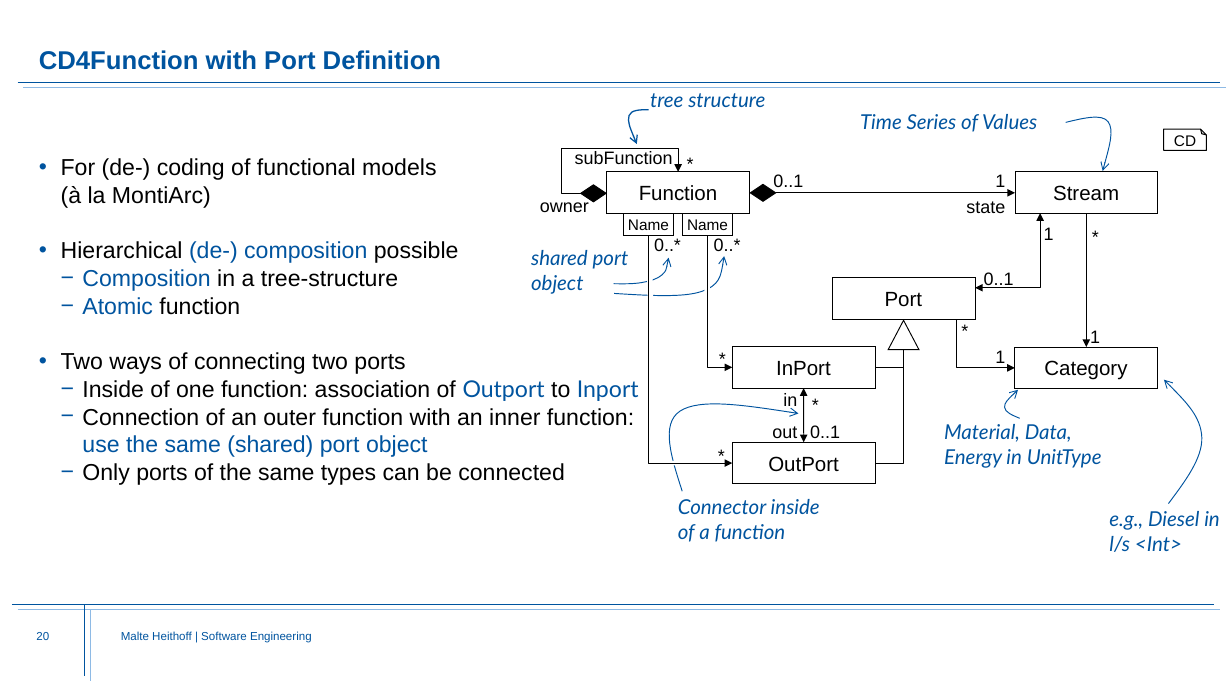
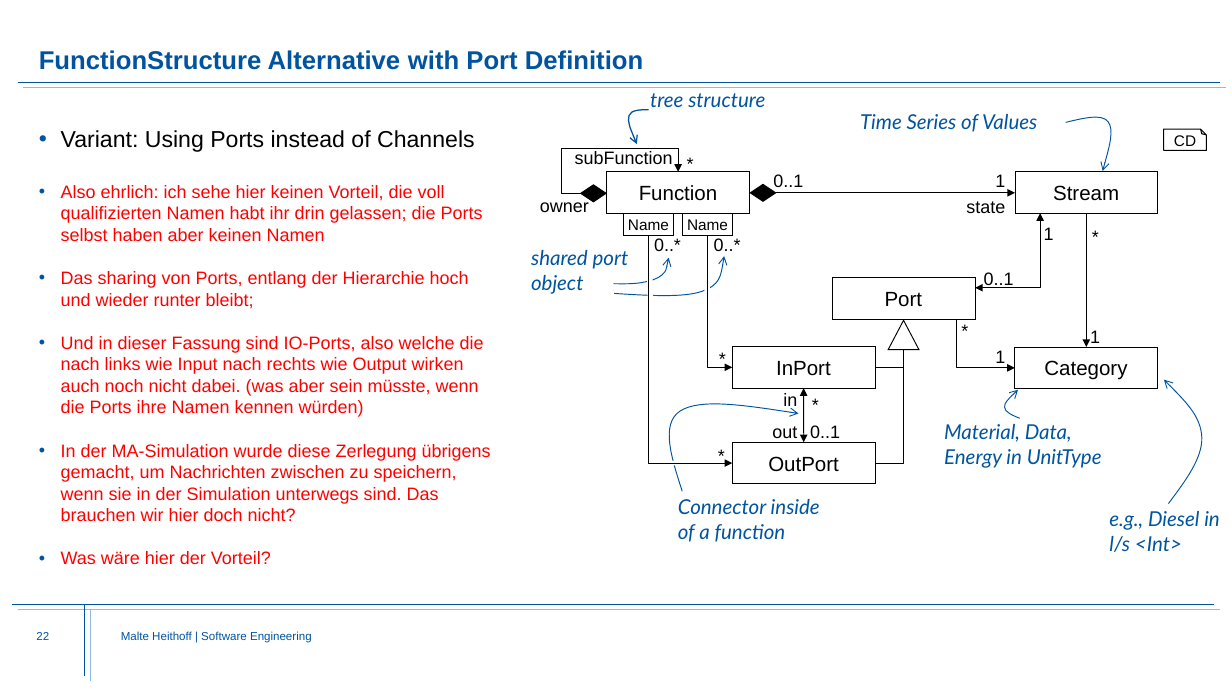
Before and after one commit to Fishi2402/montigem, a slide deck: slide 22 of products/syse_functions/doc/FunctionStructure.Explanation.pptx (slide 20 before the commit). Drawn at 1232x693 pixels with LibreOffice and Linux fonts; fonts in the diff are those of the drawing; background and template pictures are left out. Boxes give left, top, right and bottom in pixels: in the first picture for what was removed or moved away, otherwise in the second. Text is boxed around its words. In the diff, an @@ line names an element or a change of style, - is before the commit and + after.

```diff
--- a/products/syse_functions/doc/FunctionStructure.Explanation.pptx
+++ b/products/syse_functions/doc/FunctionStructure.Explanation.pptx
@@ title at [39, 50, 643, 70]: text changed @@
-CD4Function with Port Definition
+FunctionStructure Alternative with Port Definition
@@ text added at [61, 130, 491, 564], 14 pt, text #FF0000 @@
+• Variant: Using Ports instead of Channels
+• Also ehrlich: ich sehe hier keinen Vorteil, die voll qualifizierten Namen habt ihr drin gelassen; die Ports selbst haben aber keinen Namen
+• Das sharing von Ports, entlang der Hierarchie hoch und wieder runter bleibt;
+• Und in dieser Fassung sind IO-Ports, also welche die nach links wie Input nach rechts wie Output wirken auch noch nicht dabei. (was aber sein müsste, wenn die Ports ihre Namen kennen würden)
+• In der MA-Simulation wurde diese Zerlegung übrigens gemacht, um Nachrichten zwischen zu speichern, wenn sie in der Simulation unterwegs sind. Das brauchen wir hier doch nicht?
+• Was wäre hier der Vorteil?
@@ text removed at [61, 158, 639, 485] @@
-• For (de-) coding of functional models
-  (à la MontiArc)
-• Hierarchical (de-) composition possible
-  − Composition in a tree-structure
-  − Atomic function
-• Two ways of connecting two ports
-  − Inside of one function: association of Outport to Inport
-  − Connection of an outer function with an inner function: use the same (shared) port object
-  − Only ports of the same types can be connected
@@ page number at [36, 632, 49, 640]: text changed @@
-20
+22
```
Also in this commit, not shown: 9 other slides changed, 4 slides added, 1 slide removed.
